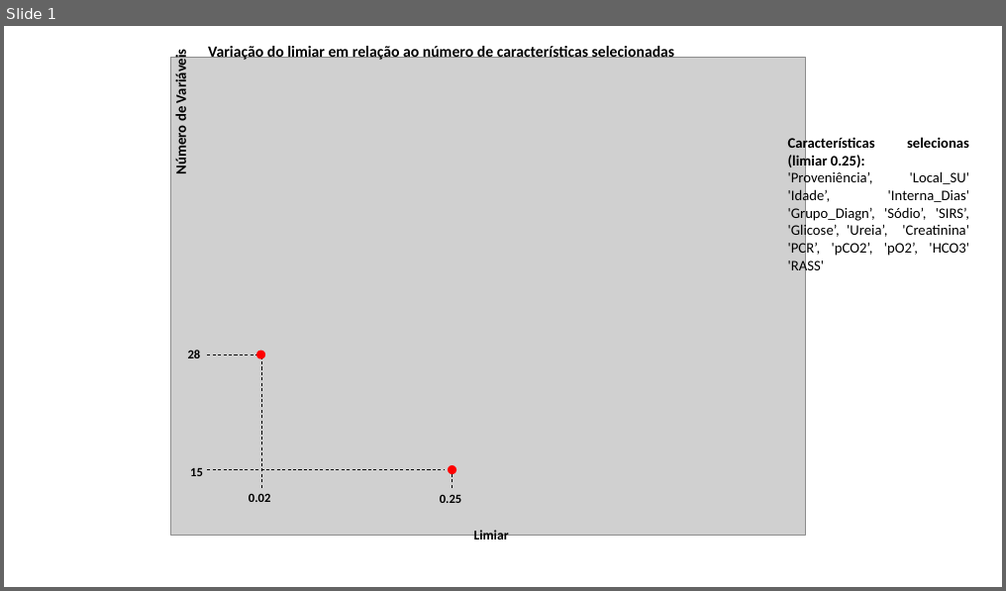
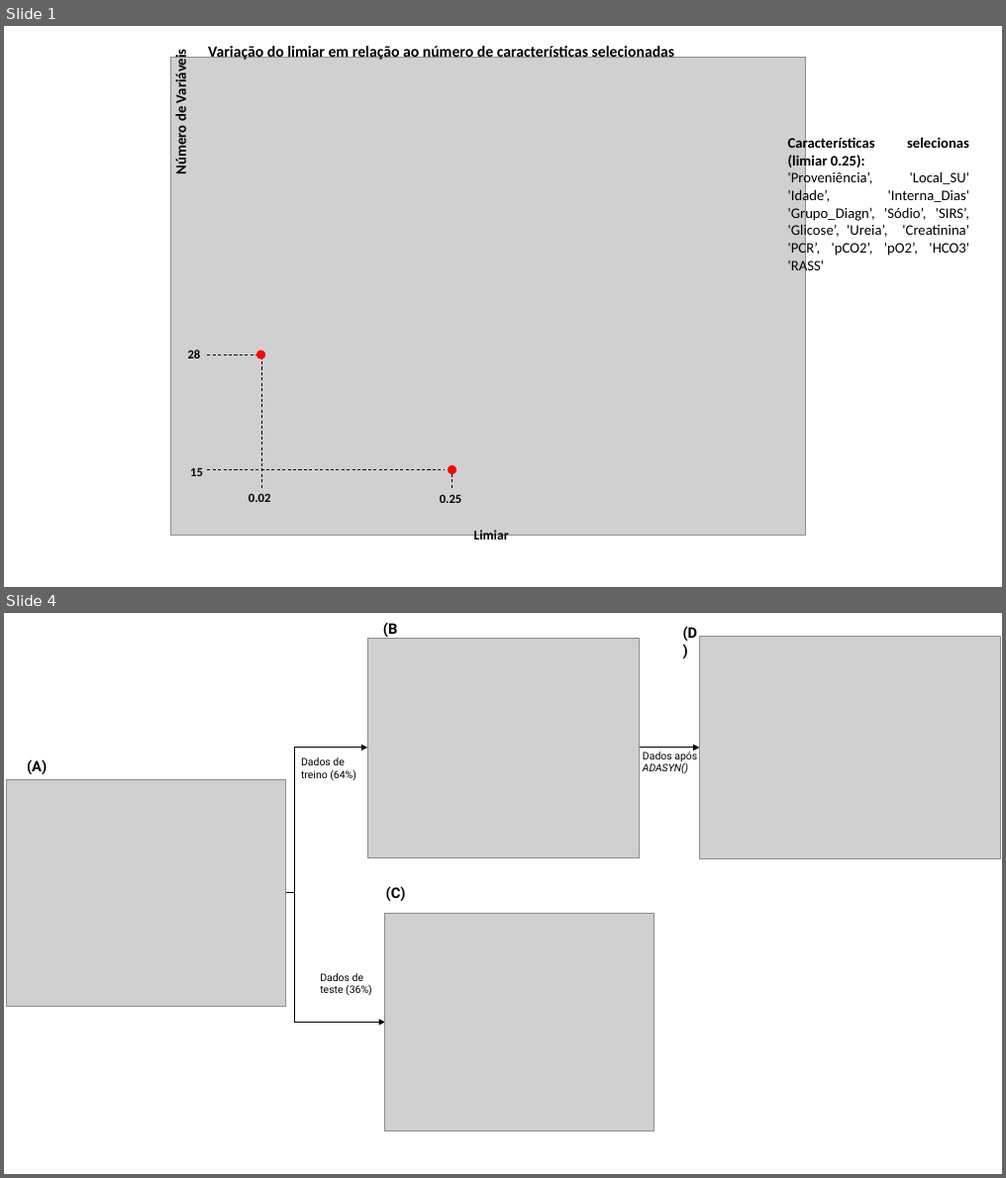
Before and after one commit to natawild/Dissertacao2021, a slide deck: ImagensDissertacao.pptx. Shown one above the other, each under a label of ours: slide 1 before the commit, slides 1 and 4 after it; the slides between them are not shown. The pictures are 1006x591 and 1006x1178 pixels, drawn with LibreOffice and Linux fonts; fonts in the diff are those of the drawing; grey boxes stand for pictures. Boxes give left, top, right and bottom in pixels: in the first picture for what was removed or moved away, otherwise in the second. Text is boxed around its words. In the diff, an @@ line names an element or a change of style, - is before the commit and + after.

```diff
--- a/ImagensDissertacao.pptx
+++ b/ImagensDissertacao.pptx
@@ slide 4 added at [4,613,1002,1174], background #FFFFFF @@
@@ picture added at [368,638,639,858] @@
@@ text added at [383,622,398,637], 14 pt, text #000000, bold @@
+(B)
@@ text added at [683,626,698,641], 14 pt, text #000000, bold @@
+(D)
@@ picture added at [699,636,1000,860] @@
@@ text added at [27,760,47,774], 14 pt, text #000000, bold @@
+(A)
@@ elbow arrow added from (285, 893) to (368, 748), #000000 1 pt @@
@@ text added at [301,758,356,780], 10 pt, text #000000 @@
+Dados de treino (64%)
@@ arrow added from (639, 748) to (699, 748), #000000 1 pt @@
@@ text added at [643,750,697,773], 10 pt, text #000000 @@
+Dados após ADASYN()
@@ picture added at [6,780,286,1007] @@
@@ elbow arrow added from (285, 893) to (385, 1023), #000000 1 pt @@
@@ text added at [386,886,406,901], 14 pt, text #000000, bold @@
+(C)
@@ picture added at [385,913,653,1132] @@
@@ text added at [320,973,372,995], 10 pt, text #000000 @@
+Dados de teste (36%)
```
Also in this commit, not shown: 5 other slides added, 1 slide removed, 6 other files.
